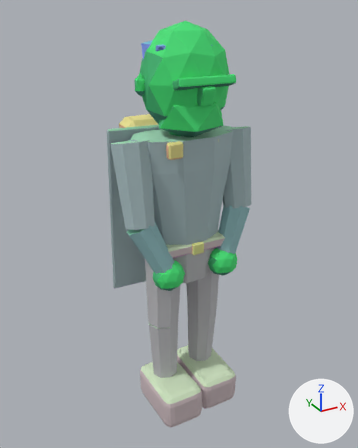
The glTF model assets/exports/npc/npc_refugee_v01.glb: old version first, new version second.
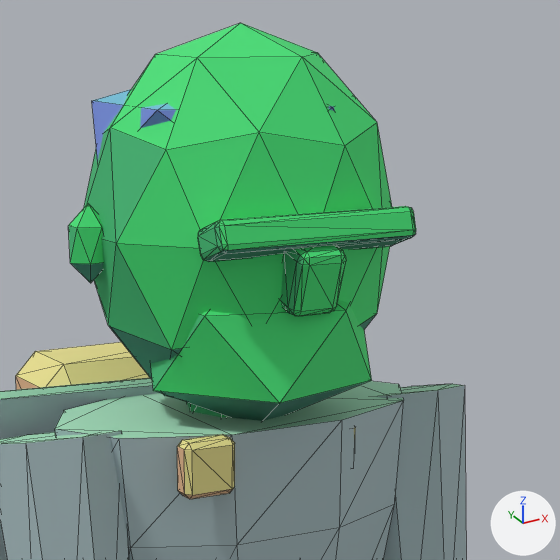
Each version is shown whole from a 50 mm camera at (-1.16, -2.063, 2.137) aimed at (-0.001, 0.043, 1.084), then close up on the part from 32% to 78% of the width and 3% to 40% of the height. Lighting does not change. The marker at lower right points along +X, +Y and +Z. The last two pictures show the newer version. The close-ups show mesh edges as thin lines. Vertices at exactly the same position are counted once.

The older version as bpy lines, for what is in view:
```python
me_geo_npc_refugee_v01 = bpy.data.meshes.new('GEO_npc_refugee_v01')
me_geo_npc_refugee_v01.from_pydata(...)  # 854 vertices, 1592 faces; spans x -0.38..0.38, y -0.27..0.31, z 0.0..2.08
me_geo_npc_refugee_v01.materials.append(mat_mat_npc_indexed)
ob_geo_npc_refugee_v01 = bpy.data.objects.new('GEO_npc_refugee_v01', me_geo_npc_refugee_v01)
ob_geo_npc_refugee_v01.location = (0.0, 0.0, 0.0)
```
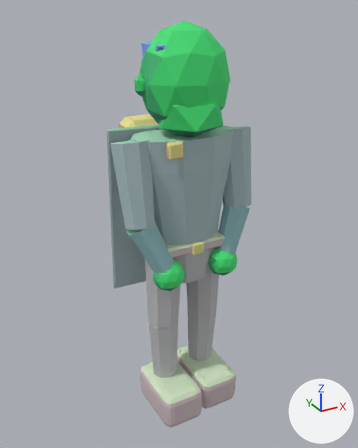
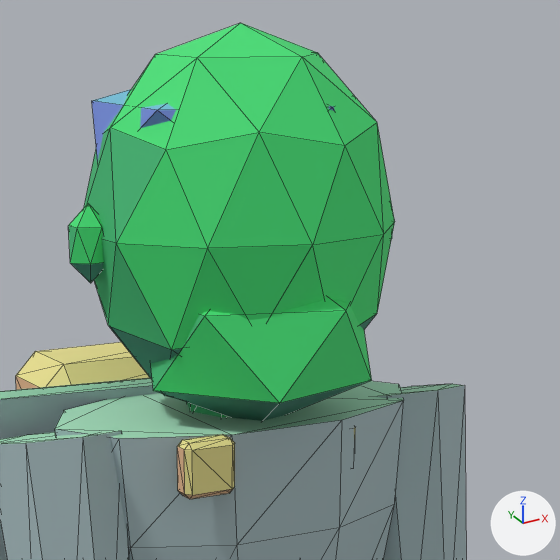
The change in detail:
me_geo_npc_refugee_v01 is used by ob_geo_npc_refugee_v01; location (0.0, 0.0, 0.0).
me_geo_npc_refugee_v01 had 854 vertices, 1592 faces and spanned x -0.38..0.38, y -0.27..0.31, z 0.0..2.08.
me_geo_npc_refugee_v01 now has 742 vertices, 1376 faces and spans x -0.38..0.38, y -0.27..0.31, z 0.0..2.08.
me_geo_npc_refugee_v01 part 1: the loose piece of 56 vertices spanning x -0.14..0.14, y -0.22..-0.15, z 1.81..1.86 is deleted.
me_geo_npc_refugee_v01 part 2: the loose piece of 56 vertices spanning x -0.04..0.04, y -0.23..-0.16, z 1.74..1.83 is deleted.

What differs and where, as boxes [x1, y1, x2, y2] in the close-ups (560 x 560 px):
part 1 of me_geo_npc_refugee_v01, deleted (green): before [198, 206, 416, 262]
part 2 of me_geo_npc_refugee_v01, deleted (green): before [281, 245, 346, 316]
